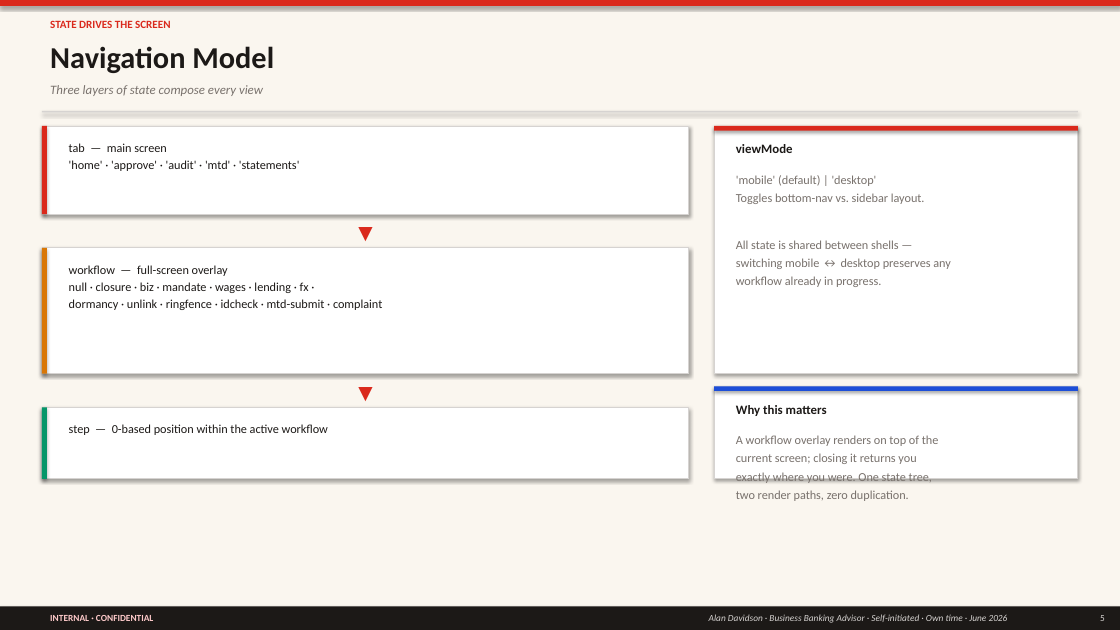
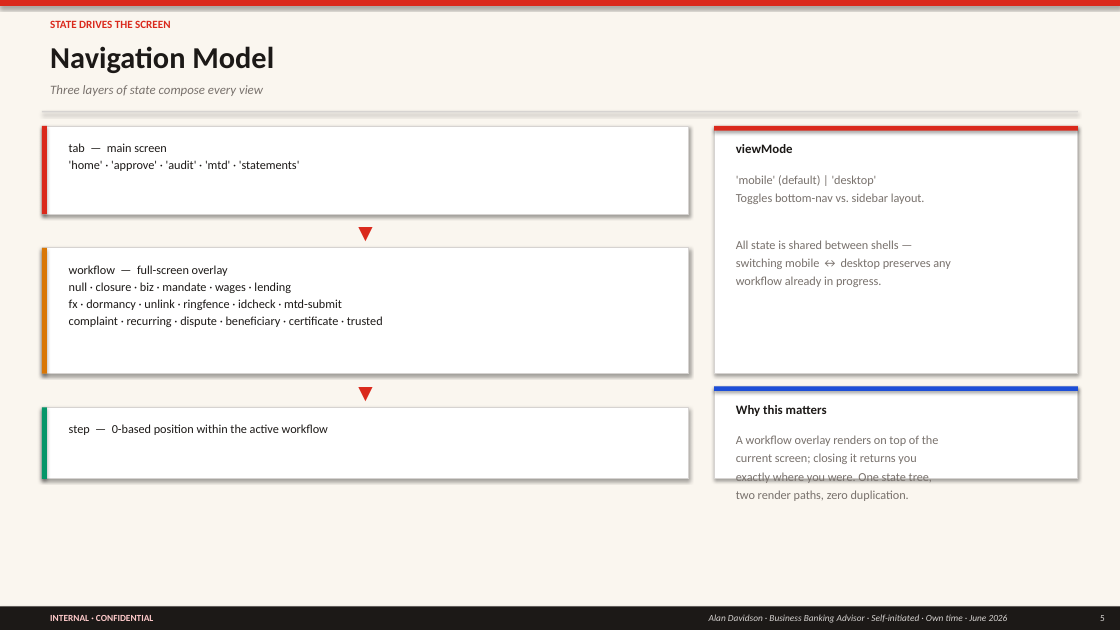
Before and after one commit to imscots-ui/santander, a slide deck: slide 5 of Santander_Architecture.pptx. Drawn at 1120x630 pixels with LibreOffice and Linux fonts; fonts in the diff are those of the drawing. Boxes give left, top, right and bottom in pixels: in the first picture for what was removed or moved away, otherwise in the second. Text is boxed around its words. In the diff, an @@ line names an element or a change of style, - is before the commit and + after.

```diff
--- a/Santander_Architecture.pptx
+++ b/Santander_Architecture.pptx
@@ text at (69,282,383,327): text changed @@
-null · closure · biz · mandate · wages · lending · fx ·
-dormancy · unlink · ringfence · idcheck · mtd-submit · complaint
+null · closure · biz · mandate · wages · lending
+fx · dormancy · unlink · ringfence · idcheck · mtd-submit
+complaint · recurring · dispute · beneficiary · certificate · trusted
```
Also in this commit, not shown: 2 other slides changed, 5 other files.
